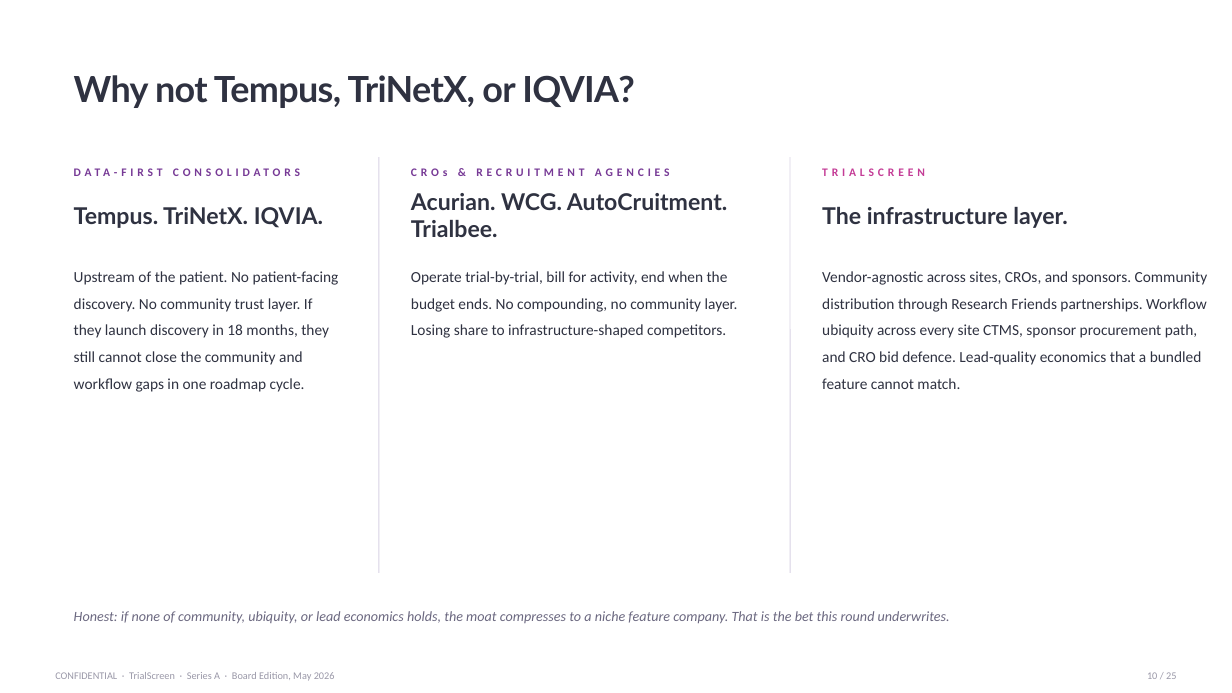
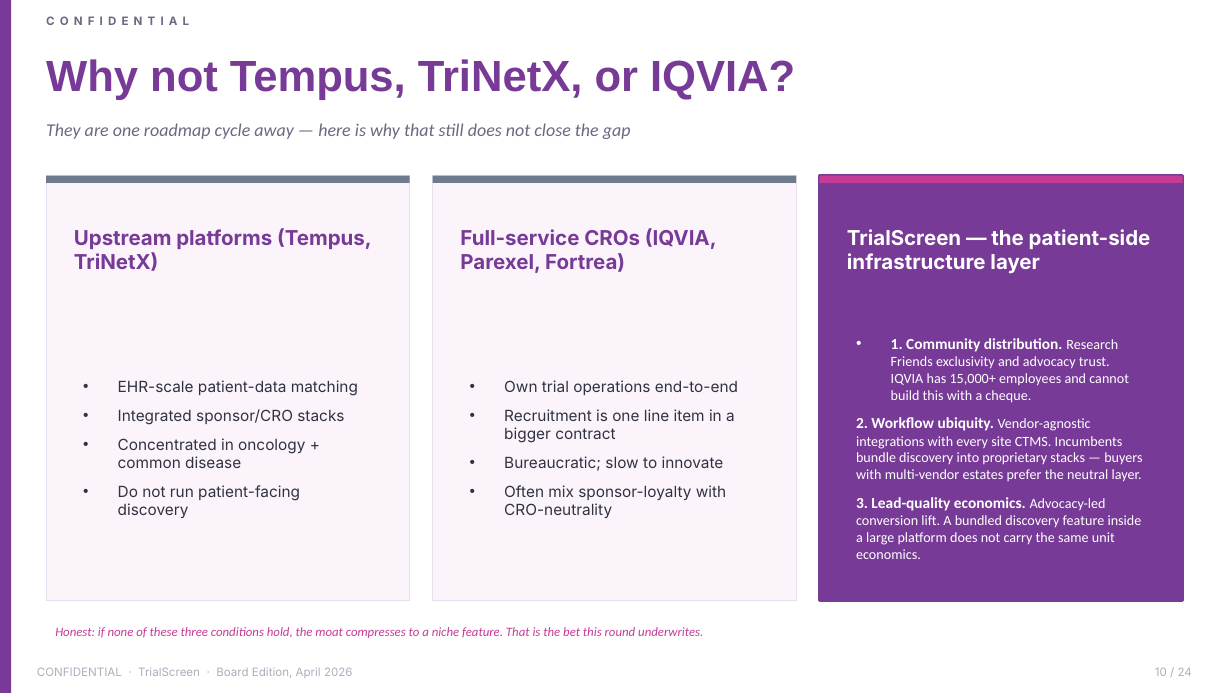
Before and after one commit to akamu47/trialscreen-board-pack, a slide deck: slide 11 of documents/TrialScreen_SeriesA_Deck.pptx (slide 10 before the commit). Drawn at 1232x693 pixels with LibreOffice and Linux fonts; fonts in the diff are those of the drawing. Boxes give left, top, right and bottom in pixels: in the first picture for what was removed or moved away, otherwise in the second. Text is boxed around its words. In the diff, an @@ line names an element or a change of style, - is before the commit and + after.

```diff
--- a/documents/TrialScreen_SeriesA_Deck.pptx
+++ b/documents/TrialScreen_SeriesA_Deck.pptx
@@ rectangle added at [0,0,11,693], fill #773A96 @@
@@ text "Why not Tempus, TriNetX, or ...": place and size @@
-text "Why not Tempus, TriNetX, or ..." at [74,75,634,108]
+text "Why not Tempus, TriNetX, or ..." at [46,59,795,100]
@@ text "Why not Tempus, TriNetX, or ..." at [46,59,795,100]: size 28 to 34 pt, font Lato to Arial, text colour #2F3241 to #773A96, letter spacing -0.5 to 0 pt @@
@@ text "They are one roadmap cycle ..." at [46,123,631,139]: vertical alignment top to middle @@
@@ text at [46,123,631,139]: text changed; size 12 to 14 pt; text colour #2F3241 to #6B6880; italic on @@
-Upstream of the patient. No patient-facing discovery. No community trust layer. If they launch discovery in 18 months, they still cannot close the community and workflow gaps in one roadmap cycle.
+They are one roadmap cycle away — here is why that still does not close the gap
@@ rectangle added at [46,176,409,601], fill #FCF4FB, outline #E6E0EE 1 pt @@
@@ rectangle added at [46,176,409,183], fill #6E7B8F @@
@@ text removed at [74,168,118,176] @@
-DATA-FIRST CONSOLIDATORS
@@ line removed from (379, 157) to (379, 573) @@
@@ text removed at [411,168,670,176] @@
-CROs & RECRUITMENT AGENCIES
@@ rectangle added at [433,176,796,601], fill #FCF4FB, outline #E6E0EE 1 pt @@
@@ rectangle added at [433,176,796,183], fill #6E7B8F @@
@@ line removed from (790, 157) to (790, 573) @@
@@ rectangle added at [820,176,1183,601], fill #773A96, outline #773A96 2 pt @@
@@ rectangle added at [820,176,1183,183], fill #C43C96 @@
@@ text removed at [822,168,925,176] @@
-TRIALSCREEN
@@ text removed at [411,193,727,237] @@
-Acurian. WCG. AutoCruitment. Trialbee.
@@ text at [74,228,372,271]: text changed; size 18 to 16 pt; font Lato to Inter; text colour #2F3241 to #773A96 @@
-Tempus. TriNetX. IQVIA.
+Upstream platforms (Tempus, TriNetX)
@@ text added at [460,228,717,273], 16 pt, text #773A96, bold @@
+Full-service CROs (IQVIA, Parexel, Fortrea)
@@ text at [847,229,1151,274]: text changed; size 18 to 16 pt; font Lato to Inter; text colour #2F3241 to #FFFFFF @@
-The infrastructure layer.
+TrialScreen — the patient-side infrastructure layer
@@ text removed at [411,271,738,338] @@
-Operate trial-by-trial, bill for activity, end when the budget ends. No compounding, no community layer. Losing share to infrastructure-shaped competitors.
@@ text removed at [822,271,1208,389] @@
-Vendor-agnostic across sites, CROs, and sponsors. Community distribution through Research Friends partnerships. Workflow ubiquity across every site CTMS, sponsor procurement path, and CRO bid defence. Lead-quality economics that a bundled feature cannot match.
@@ text added at [856,338,1142,559], 11 pt, text #FFFFFF @@
+• 1. Community distribution. Research Friends exclusivity and advocacy trust. IQVIA has 15,000+ employees and cannot build this with a cheque.
+2. Workflow ubiquity. Vendor-agnostic integrations with every site CTMS. Incumbents bundle discovery into proprietary stacks — buyers with multi-vendor estates prefer the neutral layer.
+3. Lead-quality economics. Advocacy-led conversion lift. A bundled discovery feature inside a large platform does not carry the same unit economics.
@@ text added at [118,380,358,518], 12 pt, text #2F3241 @@
+• EHR-scale patient-data matching
+• Integrated sponsor/CRO stacks
+• Concentrated in oncology + common disease
+• Do not run patient-facing discovery
@@ text added at [504,380,738,518], 12 pt, text #2F3241 @@
+• Own trial operations end-to-end
+• Recruitment is one line item in a bigger contract
+• Bureaucratic; slow to innovate
+• Often mix sponsor-loyalty with CRO-neutrality
@@ text at [55,627,703,638]: text changed; size 11 to 10 pt; text colour #6B6880 to #C43C96 @@
-Honest: if none of community, ubiquity, or lead economics holds, the moat compresses to a niche feature company. That is the bet this round underwrites.
+Honest: if none of these three conditions hold, the moat compresses to a niche feature. That is the bet this round underwrites.
@@ text added at [37,668,122,676], 9 pt, text #6B6880, bold @@
+CONFIDENTIAL
@@ text at [138,667,353,678]: text changed; size 8 to 9 pt; font Calibri to Inter; text colour #9A98A8 to #B0ADBD @@
-CONFIDENTIAL · TrialScreen · Series A · Board Edition, May 2026
+CONFIDENTIAL · TrialScreen · Board Edition, April 2026
@@ text at [1155,668,1192,676]: text changed; size 8 to 9 pt; font Calibri to Inter; text colour #9A98A8 to #B0ADBD @@
-10 / 25
+10 / 24
```
Also in this commit, not shown: 13 other slides changed, 11 slides added, 11 slides removed, 1 other file.
